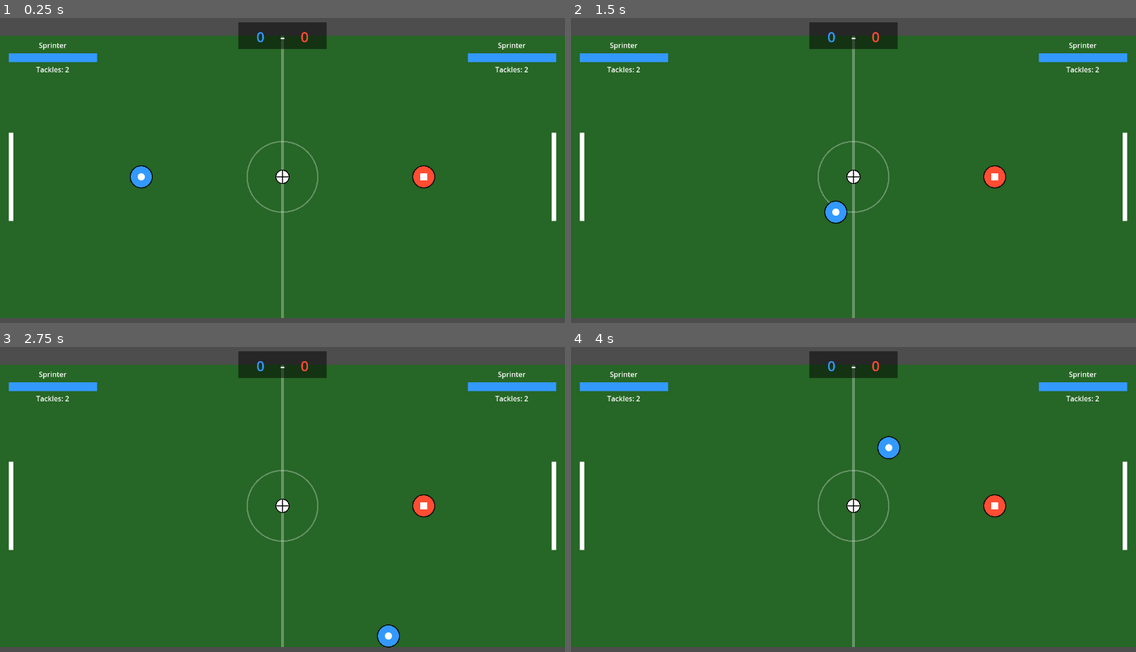
Above: before the commit, frames 1-4 (two rows, left to right).
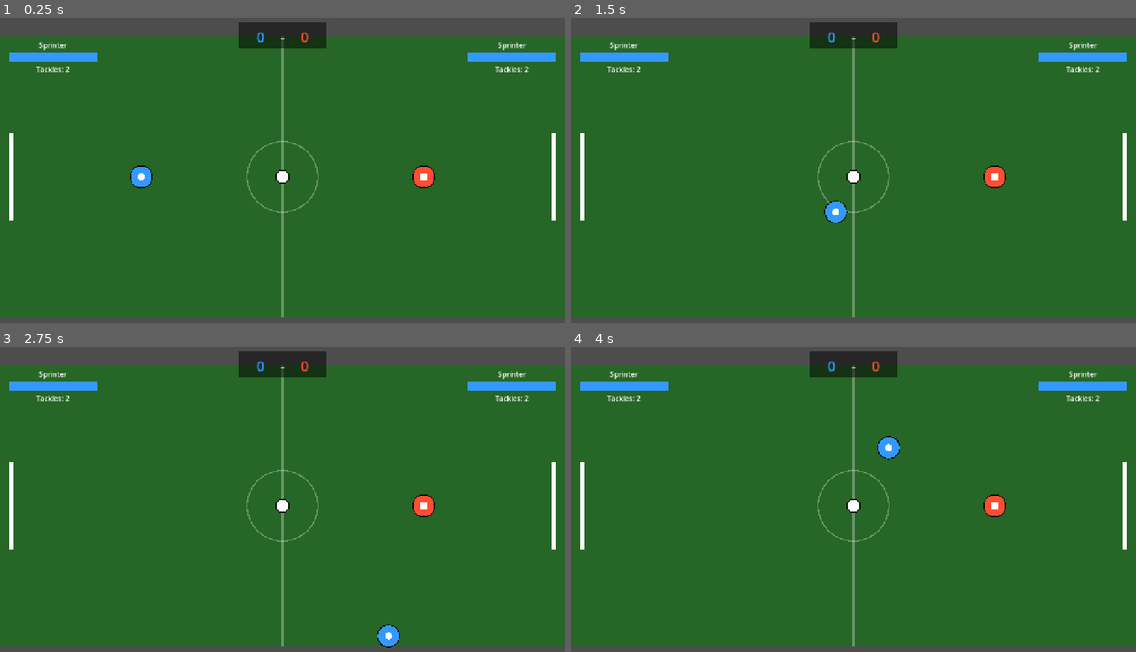
Above: after the commit, the same moments.

Repository: HectorRamosP/Clash-Ball
Game: Godot game, scene res://scenes/field/game_field.tscn
Same seed, same stepped clock (60 frames per second), same inputs: the game is played once before the commit and once after it.
Inputs:
- Up to frame 1 (0.25 s): no input
- Up to frame 2 (1.5 s): tap Enter at 0.5 s; hold D (p1_right) 0.53-1.28 s; tap Shift (p1_tackle) at 0.6, 1.35 s; tap Space at 1.25 s; hold S (p1_down) from 1.28 s (still down)
- Up to frame 3 (2.75 s): release S (p1_down) at 2.03 s; hold D (p1_right) from 2.03 s (still down); tap Shift (p1_tackle) at 2.1 s
- Up to frame 4 (4 s): release D (p1_right) at 2.78 s; hold W (p1_up) 2.78-3.53 s; tap Shift (p1_tackle) at 2.85, 3.6 s; hold A (p1_left) from 3.53 s (still down)

The runs differ from the first frame. In frame 1, 1.2% of the frame differs, in the area x 0-100%, y 4-99%; in frame 2, 1.2%; in frame 3, 1.2%; in frame 4, 1.2%.

Commit message:
Fix critical bugs: physics, collisions, and viewport display
- Remove invalid .has() calls in player.gd and ball.gd (not supported in Godot 4)
- Fix player collision detection to directly access velocity property
- Fix ball collision with players to access properties directly
- Add proper window size configuration (1280x720) in project.godot
- Set window mode to fullscreen (mode=2)
- Configure canvas_items stretch mode for proper scaling
- Remove redundant viewport sizing from game_field.gd

Fixes:
- Physics now works correctly for ball and player collisions
- Field displays completely in window
- No more runtime errors when players collide

Diff:
--- a/project.godot
+++ b/project.godot
@@ -18,6 +18,13 @@
 [autoload]
 
 GameConfig="*res://autoloads/game_config.gd"
+
+[display]
+
+window/size/viewport_width=1280
+window/size/viewport_height=720
+window/size/mode=2
+window/stretch/mode="canvas_items"
 
 [input]
 
--- a/scripts/ball.gd
+++ b/scripts/ball.gd
@@ -40,11 +40,10 @@
 
 func handle_player_collision(player: CharacterBody2D, collision: KinematicCollision2D):
 	last_hit_by = player
-	if player.has_method("get"):
-		last_hit_team = player.team
+	last_hit_team = player.team
 
 	var push_direction = collision.get_normal() * -1
-	var push_force = player.current_push_force if player.has("current_push_force") else 300.0
+	var push_force = player.current_push_force
 	var player_velocity_contribution = player.velocity * 0.5
 
 	velocity = (push_direction * push_force) + player_velocity_contribution
--- a/scripts/game_field.gd
+++ b/scripts/game_field.gd
@@ -37,9 +37,6 @@
 	setup_ui()
 
 func setup_field():
-	# Configurar tamaño de la ventana
-	get_viewport().size = Vector2i(field_width, field_height)
-
 	# Calcular posiciones iniciales
 	ball_start_pos = Vector2(field_width / 2, field_height / 2)
 
--- a/scripts/player.gd
+++ b/scripts/player.gd
@@ -203,6 +203,5 @@
 			if is_tackling:
 				push_strength *= 2.5
 
-			# Aplicar empuje al otro jugador
-			if collider.has("velocity"):
-				collider.velocity += push_direction * push_strength * get_physics_process_delta_time()
+			# Aplicar empuje al otro jugador (CharacterBody2D siempre tiene velocity)
+			collider.velocity += push_direction * push_strength * get_physics_process_delta_time()
